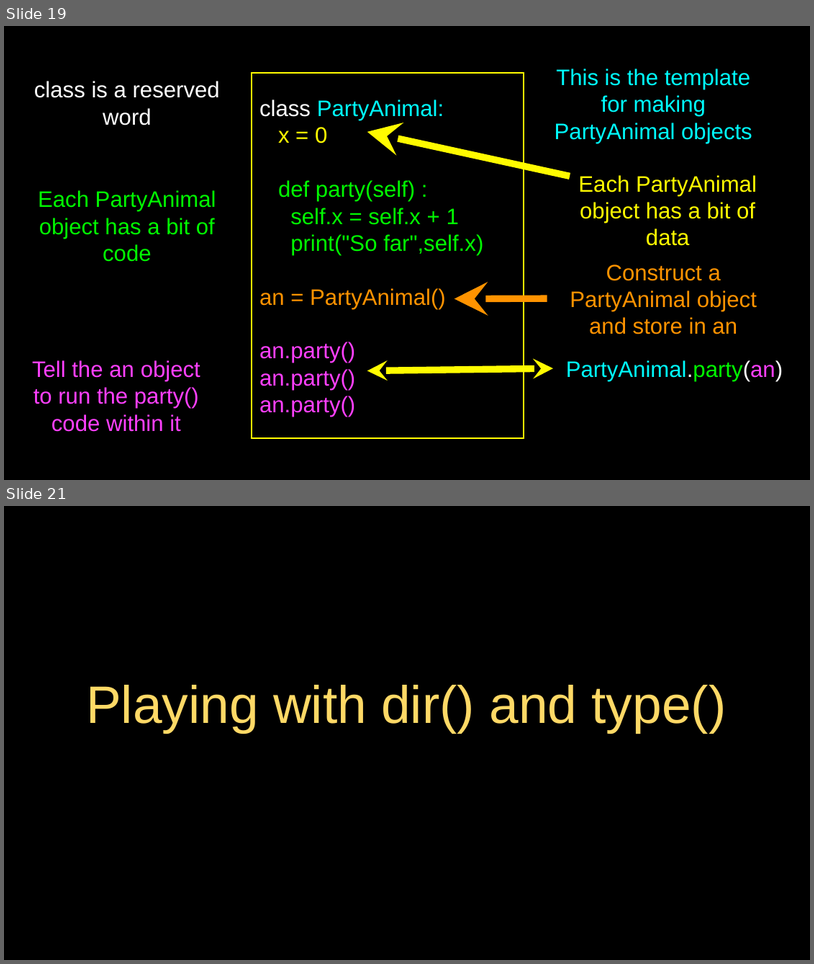
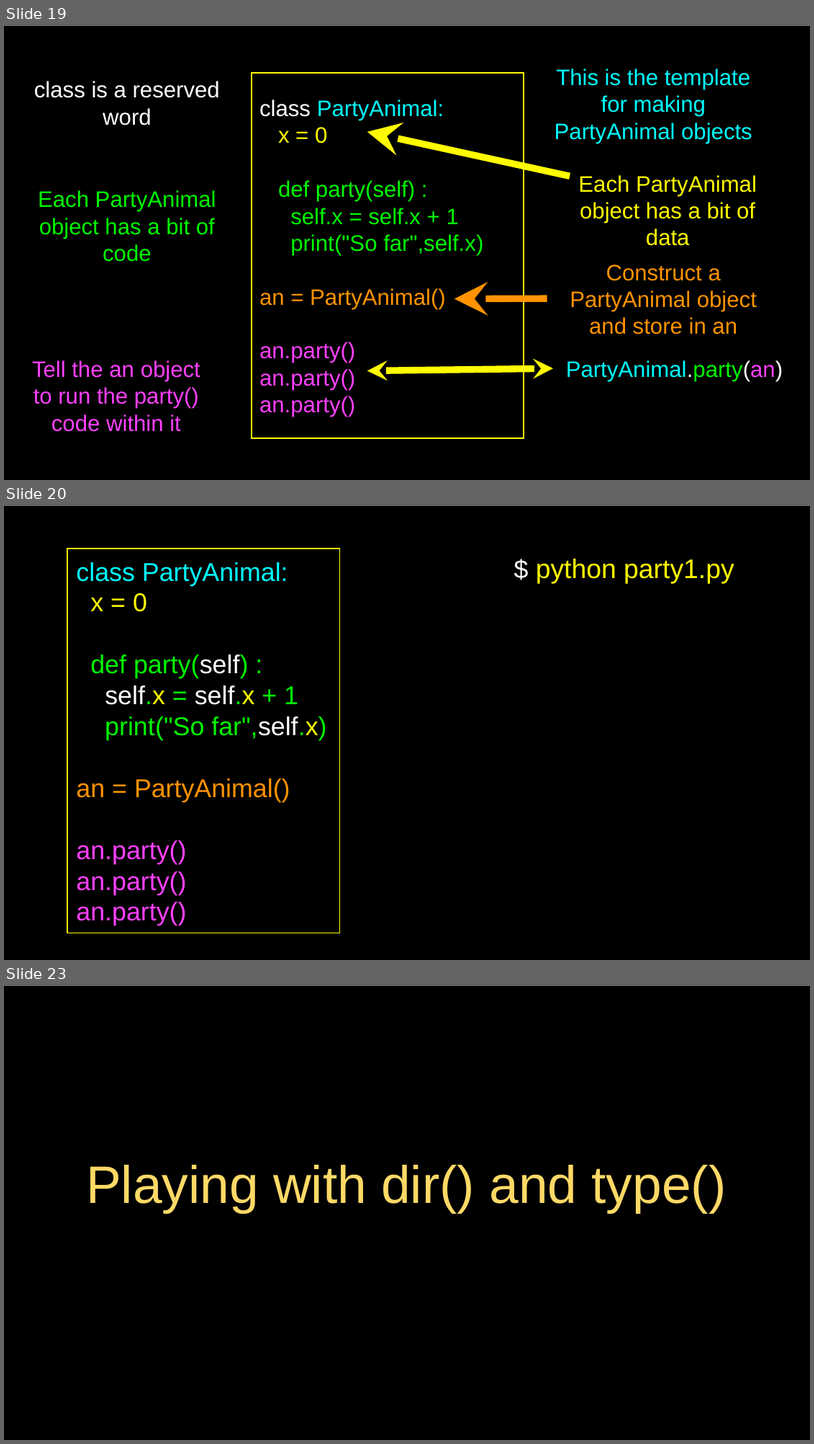
Before and after one commit to csev/py4e, a slide deck: lectures3/Pythonlearn-14-Objects.pptx. Shown one above the other, each under a label of ours: slides 19 and 21 before the commit, slides 19, 20 and 23 after it; the slides between them are not shown. The pictures are 814x964 and 814x1444 pixels, drawn with LibreOffice and Linux fonts; fonts in the diff are those of the drawing. Boxes give left, top, right and bottom in pixels: in the first picture for what was removed or moved away, otherwise in the second. Text is boxed around its words. In the diff, an @@ line names an element or a change of style, - is before the commit and + after.

```diff
--- a/lectures3/Pythonlearn-14-Objects.pptx
+++ b/lectures3/Pythonlearn-14-Objects.pptx
@@ slide 20 added at bbox=[4, 506, 810, 960], background #000000; not listed: 1 template element that a slide beside it also shows @@
@@ rectangle added at bbox=[67, 548, 340, 934], outline #FFFB00 1 pt, 23 pt, text #00F900 @@
+class PartyAnimal:
+x = 0
+def party(self) :
+self.x = self.x + 1
+print("So far",self.x)
+an = PartyAnimal()
+an.party()
+an.party()
+an.party()
@@ text added at bbox=[536, 559, 735, 584], 24 pt, text #FFFB00 @@
+$ python party1.py
@@ what was slide 21 is now slide 23 @@
```
Also in this commit, not shown: 3 slides changed, 4 other slides added, 10 other files.
